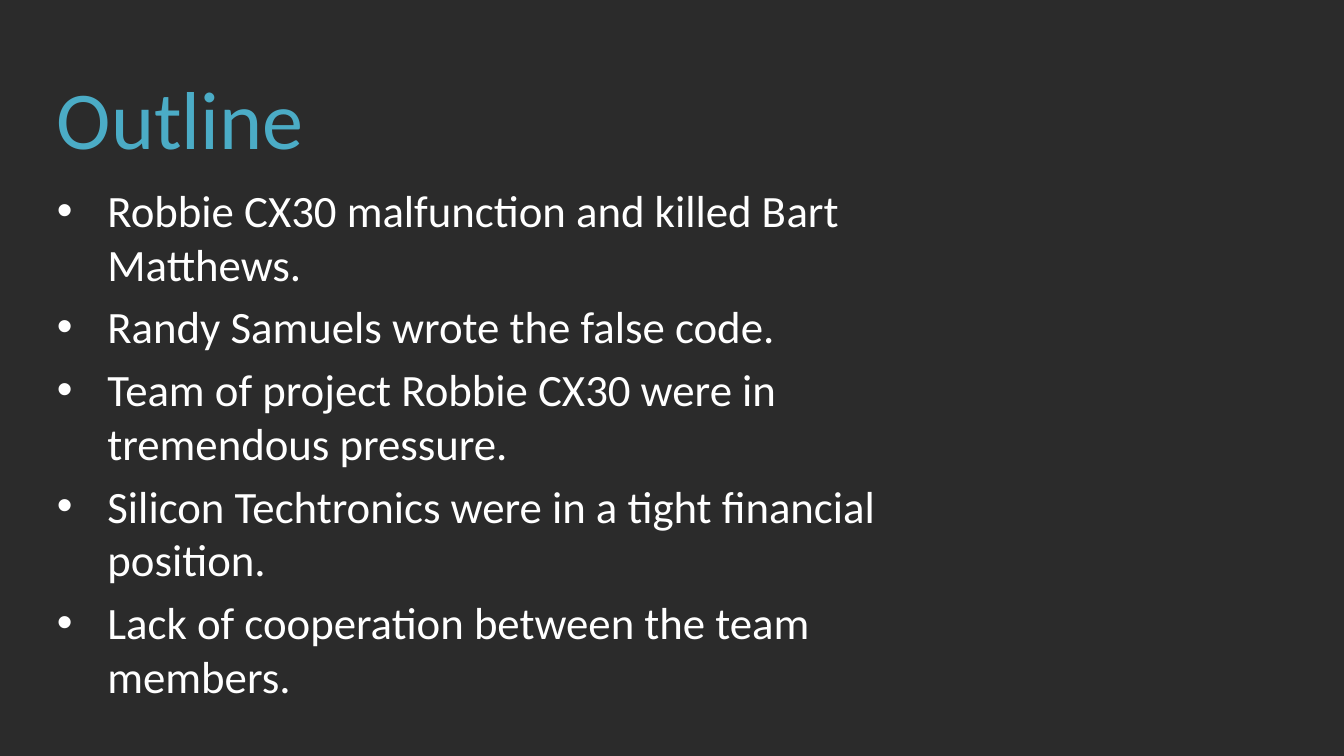
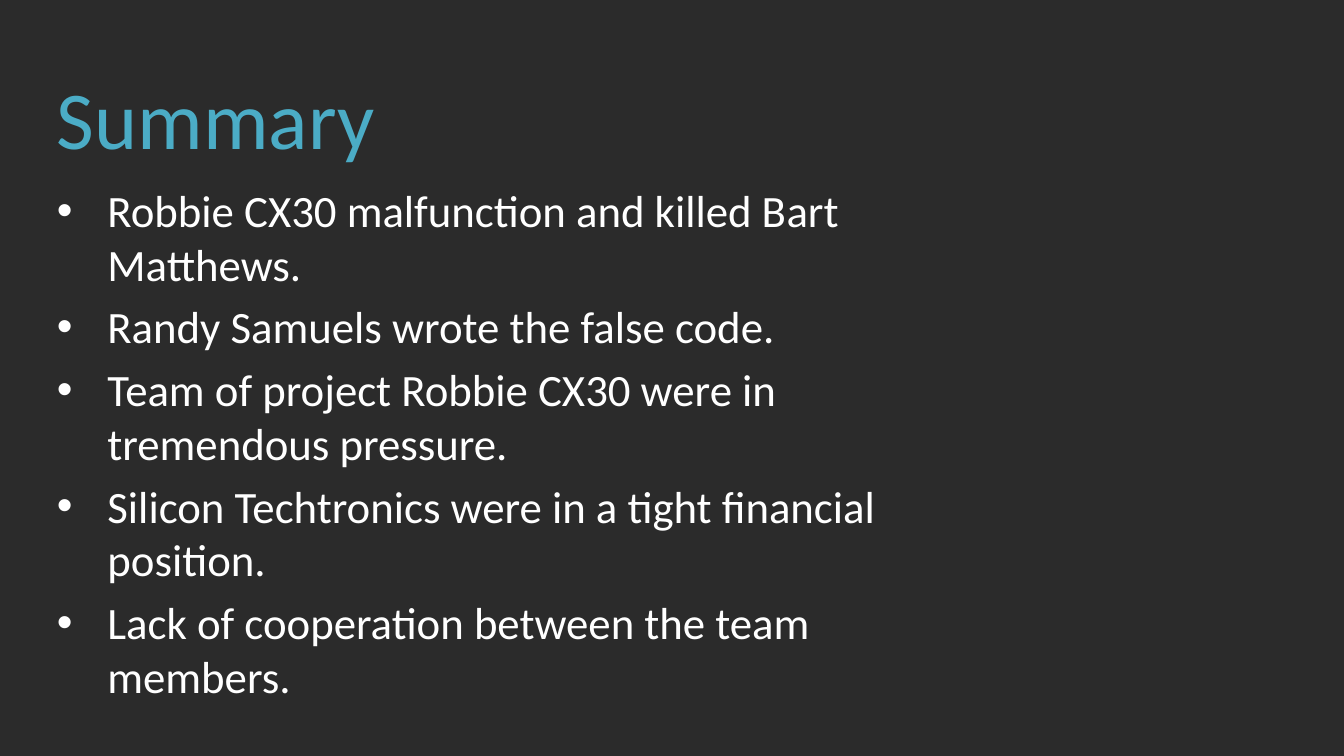
Before and after one commit to anil4956/HI, a slide deck: slide 4 of Killer Fish/Killer Robot.pptx. Drawn at 1344x756 pixels with LibreOffice and Linux fonts; fonts in the diff are those of the drawing; background and template pictures are left out; a plain dark background stands for a picture behind light text. Boxes give left, top, right and bottom in pixels: in the first picture for what was removed or moved away, otherwise in the second. Text is boxed around its words. In the diff, an @@ line names an element or a change of style, - is before the commit and + after.

```diff
--- a/Killer Fish/Killer Robot.pptx
+++ b/Killer Fish/Killer Robot.pptx
@@ title at [57,95,374,162]: text changed @@
-Outline
+Summary
```
Also in this commit, not shown: 1 slide added, 1 slide removed.
